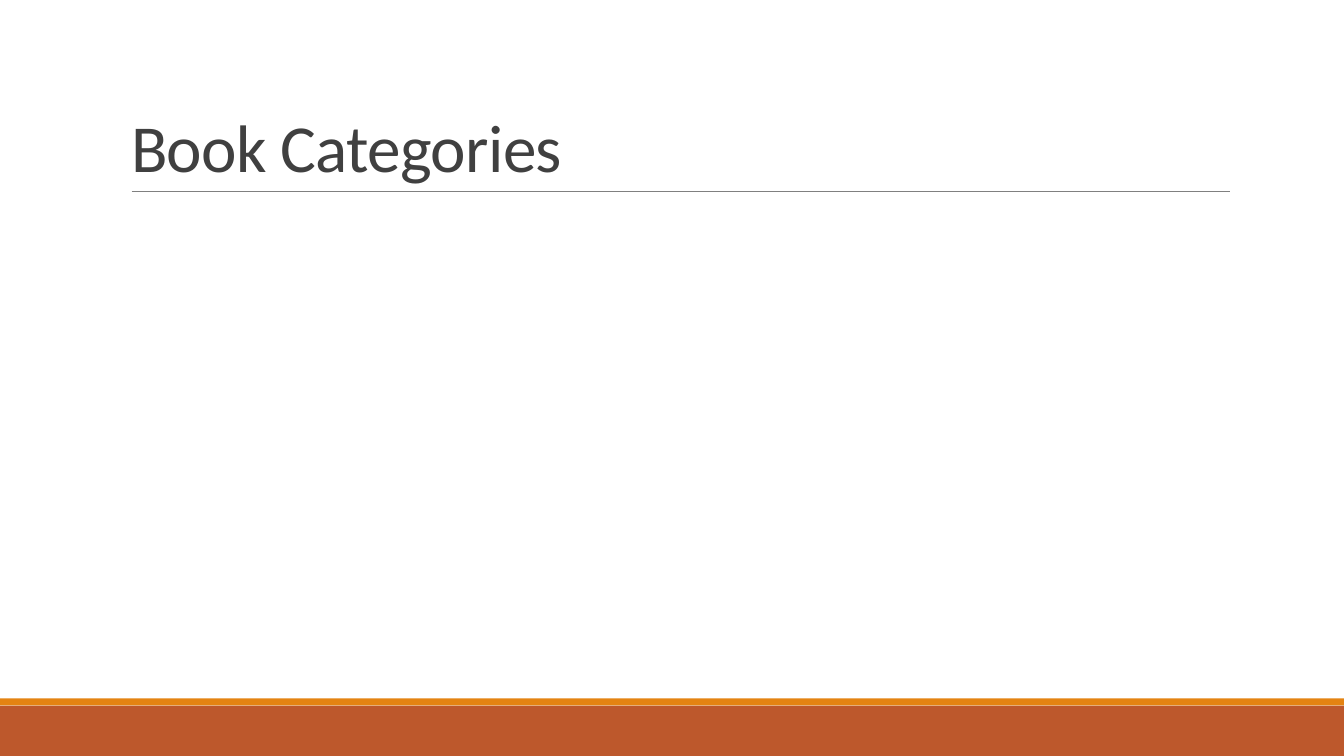
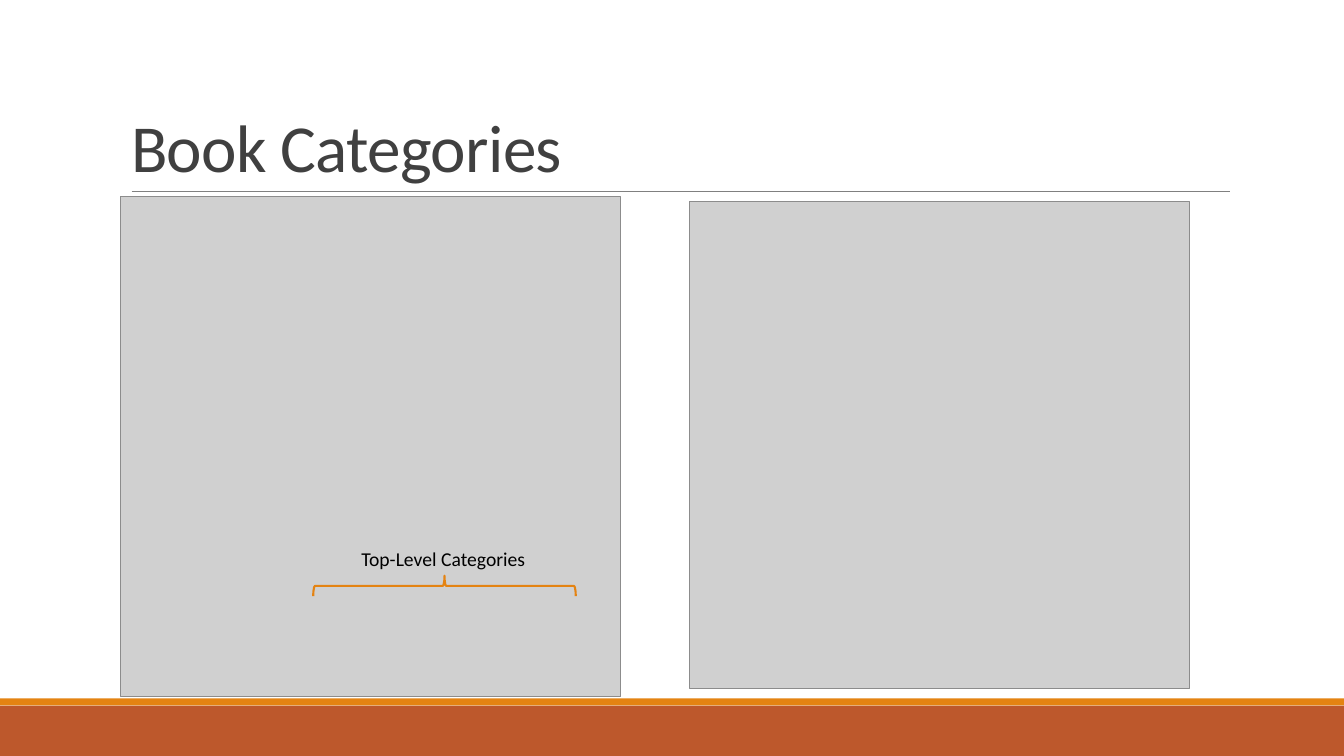
Before and after one commit to jwelch1123/finding_the_tree_in_the_forest, a slide deck: slide 6 of Presentation.pptx (slide 4 before the commit). Drawn at 1344x756 pixels with LibreOffice and Linux fonts; fonts in the diff are those of the drawing; grey boxes stand for pictures. Boxes give left, top, right and bottom in pixels: in the first picture for what was removed or moved away, otherwise in the second. Text is boxed around its words. In the diff, an @@ line names an element or a change of style, - is before the commit and + after.

Commit message:
working on presentation, folder for pictures

```diff
--- a/Presentation.pptx
+++ b/Presentation.pptx
@@ picture added at (121,197,621,697) @@
@@ picture added at (690,202,1190,689) @@
@@ text added at (361,552,525,570), 14 pt, text #000000 @@
+Top-Level Categories
@@ left brace added at (314,576,576,596), outline #E48312 1.5 pt @@
```
Also in this commit, not shown: 1 other slide changed, 4 slides added, 4 other files.
